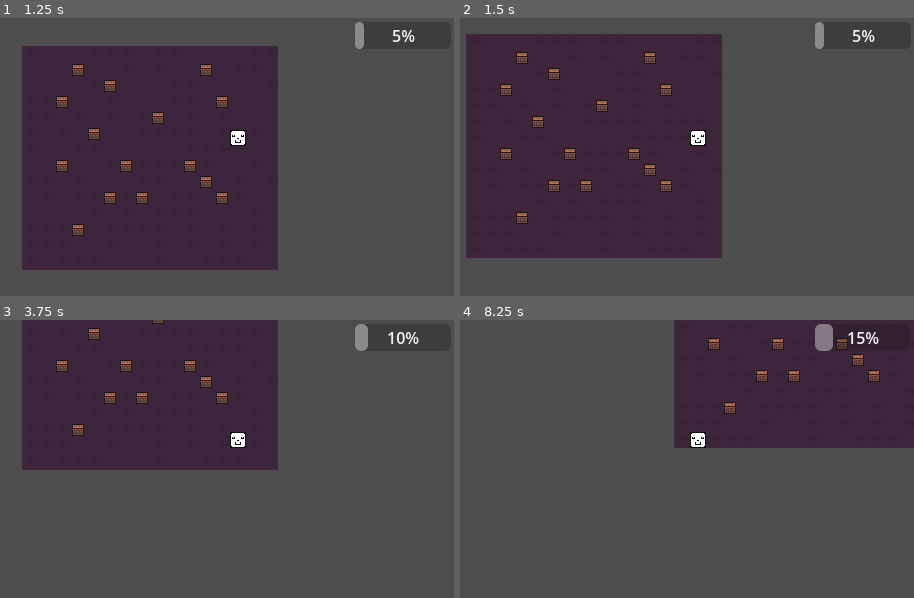
Above: before the commit, frames 1-4 (two rows, left to right).
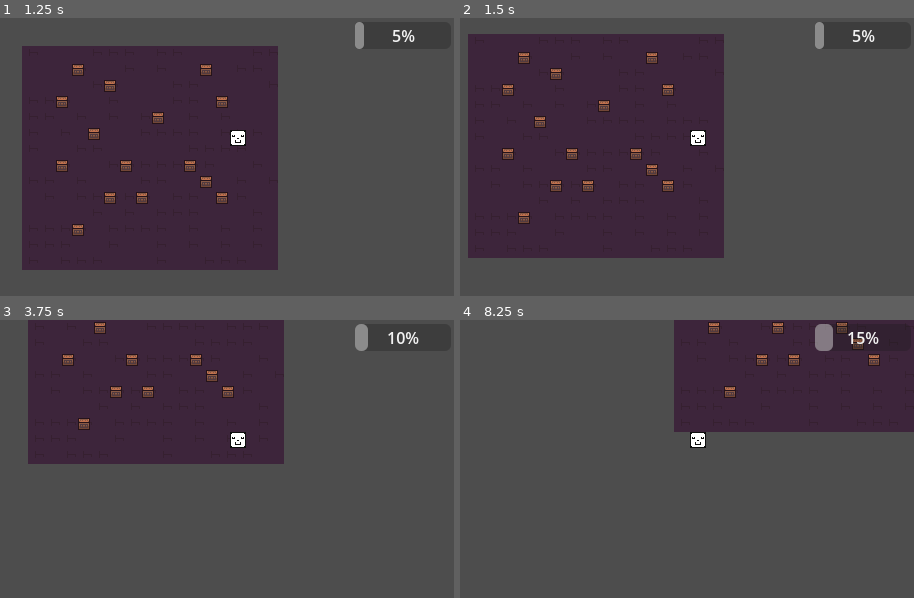
Above: after the commit, the same moments.

Repository: AGRedQ/Mindweave
Game: Godot game, scene res://Rooms/BattleRoom/battle_room_test.tscn
Same seed, same stepped clock (60 frames per second), same inputs: the game is played once before the commit and once after it. The project has no main scene, so this scene is started directly.
Inputs (mouse positions are in pixels of both pictures, inside the frame that each line leads up to):
- Up to frame 1 (1.25 s): tap Enter at 0.5 s; move the mouse to (317, 162) at 0.52 s; press the mouse at (317, 162) at 0.53 s
- Up to frame 2 (1.5 s): move the mouse to (578, 193) at 1.27 s; release the mouse at (578, 193) at 1.28 s; hold Down (ui_down) from 1.28 s (still down); click (578, 193) at 1.35 s
- Up to frame 3 (3.75 s): tap Space at 2 s; move the mouse to (263, 408) at 2.02 s; release Down (ui_down) at 2.03 s; press the mouse at (263, 408) at 2.03 s; tap Enter at 2.75 s; move the mouse to (190, 545) at 2.77 s; release the mouse at (190, 545) at 2.78 s; click (190, 545) at 2.85 s; move the mouse to (358, 528) at 3.52 s; press the mouse at (358, 528) at 3.53 s; hold Down (ui_down) from 3.53 s (still down)
- Up to frame 4 (8.25 s): move the mouse to (528, 431) at 4.27 s; release the mouse at (528, 431) at 4.28 s; click (528, 431) at 4.35 s; move the mouse to (696, 481) at 5.02 s; press the mouse at (696, 481) at 5.03 s; move the mouse to (600, 400) at 5.77 s; release Down (ui_down) at 5.78 s; release the mouse at (600, 400) at 5.78 s; click (600, 400) at 5.85 s; tap Space at 6.5, 8 s; move the mouse to (777, 464) at 6.52 s; press the mouse at (777, 464) at 6.53 s; tap Enter at 7.25 s; move the mouse to (578, 495) at 7.27 s; release the mouse at (578, 495) at 7.28 s; click (578, 495) at 7.35 s; move the mouse to (723, 408) at 8.02 s; press the mouse at (723, 408) at 8.03 s; hold Down (ui_down) from 8.03 s (still down)

Frame 1 is identical in both runs. In frame 2, 1.6% of the frame differs, in the area x 1-59%, y 5-87%; in frame 3, 4.1%; in frame 4, 4.2%, in the area x 47-100%, y 0-47%.

Commit message:
resolving conflicts

Diff:
--- a/Rooms/BattleRoom/battle_room_test.tscn
+++ b/Rooms/BattleRoom/battle_room_test.tscn
@@ -1,6 +1,6 @@
 [gd_scene load_steps=11 format=4 uid="uid://52c41ev2sg2v"]
 
-[ext_resource type="Script" uid="uid://dx3rpgemopsf6" path="res://Scripts/Rooms/battle_room_test.gd" id="1_aitks"]
+[ext_resource type="Script" uid="uid://bumd5cfs2r54l" path="res://Scripts/controller.gd" id="1_v1i6b"]
 [ext_resource type="Texture2D" uid="uid://pkbkf3kj865i" path="res://Rooms/BattleRoom/Dungeon_Tileset.png" id="2_do4ib"]
 [ext_resource type="PackedScene" uid="uid://ceuwjs2leguxj" path="res://Assets/Character/player.tscn" id="3_aitks"]
 [ext_resource type="Script" uid="uid://viuo0qehahee" path="res://Scripts/Character/tile_movement_player.gd" id="4_do4ib"]
@@ -220,7 +220,7 @@
 sources/0 = SubResource("TileSetAtlasSource_djhi2")
 
 [node name="BattleRoom" type="Node2D"]
-script = ExtResource("1_aitks")
+script = ExtResource("1_v1i6b")
 metadata/_edit_vertical_guides_ = [-84.0]
 metadata/_edit_horizontal_guides_ = [125.0]
 
--- /dev/null
+++ b/Scripts/controller.gd
@@ -0,0 +1,7 @@
+extends Node2D
+
+@onready var player = $Player
+
+func _input(event):
+	if event.is_action_pressed("ui_down"):
+		player.global_position += Vector2(0,16)
Not shown, added: Scripts/controller.gd.uid
